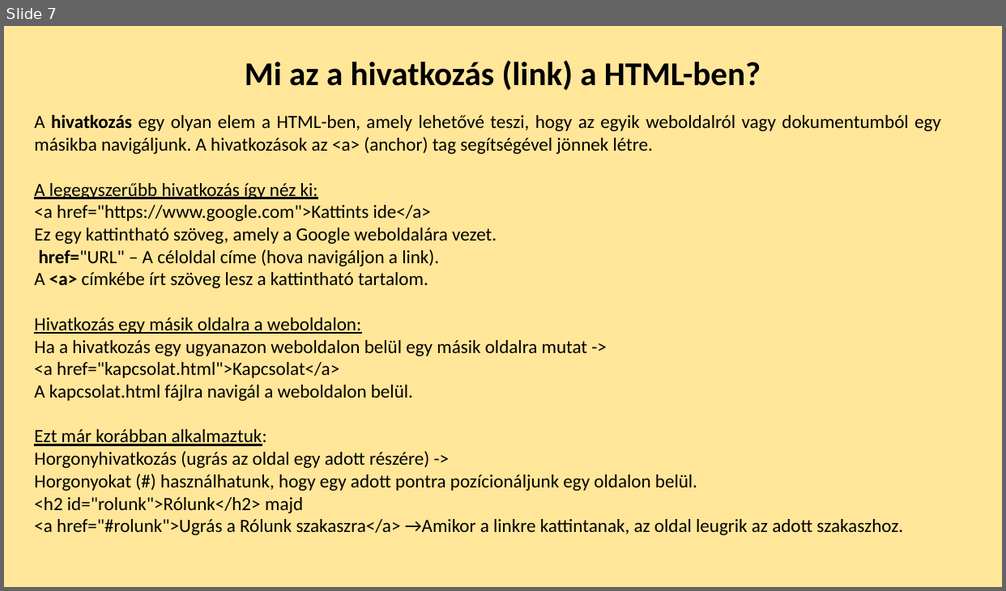
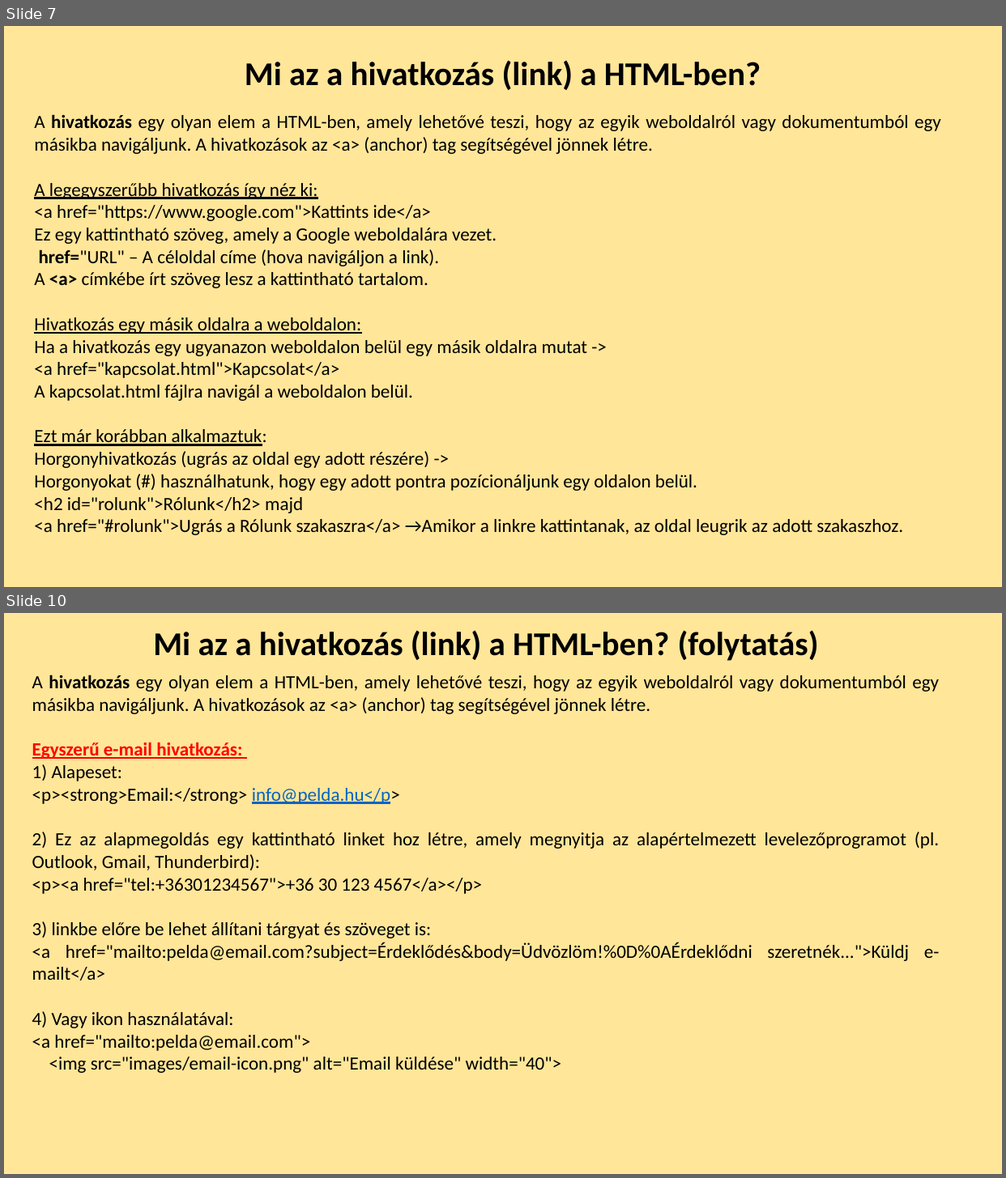
Before and after one commit to tothferenc1/lakas1xProject, a slide deck: table_list.pptx. Shown one above the other, each under a label of ours: slide 7 before the commit, slides 7 and 10 after it; the slides between them are not shown. The pictures are 1006x591 and 1006x1178 pixels, drawn with LibreOffice and Linux fonts; fonts in the diff are those of the drawing. Boxes give left, top, right and bottom in pixels: in the first picture for what was removed or moved away, otherwise in the second. Text is boxed around its words. In the diff, an @@ line names an element or a change of style, - is before the commit and + after.

```diff
--- a/table_list.pptx
+++ b/table_list.pptx
@@ slide 10 added at box(4, 613, 1002, 1174), background #FFE699 @@
@@ text added at box(153, 630, 819, 661), 32 pt, text #000000, bold @@
+Mi az a hivatkozás (link) a HTML-ben? (folytatás)
@@ text added at box(32, 675, 940, 1073), 18 pt, text #000000 @@
+A hivatkozás egy olyan elem a HTML-ben, amely lehetővé teszi, hogy az egyik weboldalról vagy dokumentumból egy másikba navigáljunk. A hivatkozások az <a> (anchor) tag segítségével jönnek létre.
+Egyszerű e-mail hivatkozás:
+1) Alapeset:
+<p><strong>Email:</strong> info@pelda.hu</p>
+2) Ez az alapmegoldás egy kattintható linket hoz létre, amely megnyitja az alapértelmezett levelezőprogramot (pl. Outlook, Gmail, Thunderbird):
+<p><a href="tel:+36301234567">+36 30 123 4567</a></p>
+3) linkbe előre be lehet állítani tárgyat és szöveget is:
+<a href="mailto:pelda@email.com?subject=Érdeklődés&body=Üdvözlöm!%0D%0AÉrdeklődni szeretnék...">Küldj e-mailt</a>
+4) Vagy ikon használatával:
+<a href="mailto:pelda@email.com">
+<img src="images/email-icon.png" alt="Email küldése" width="40">
```
Also in this commit, not shown: 1 slide changed, 2 other slides added, 4 other files.
